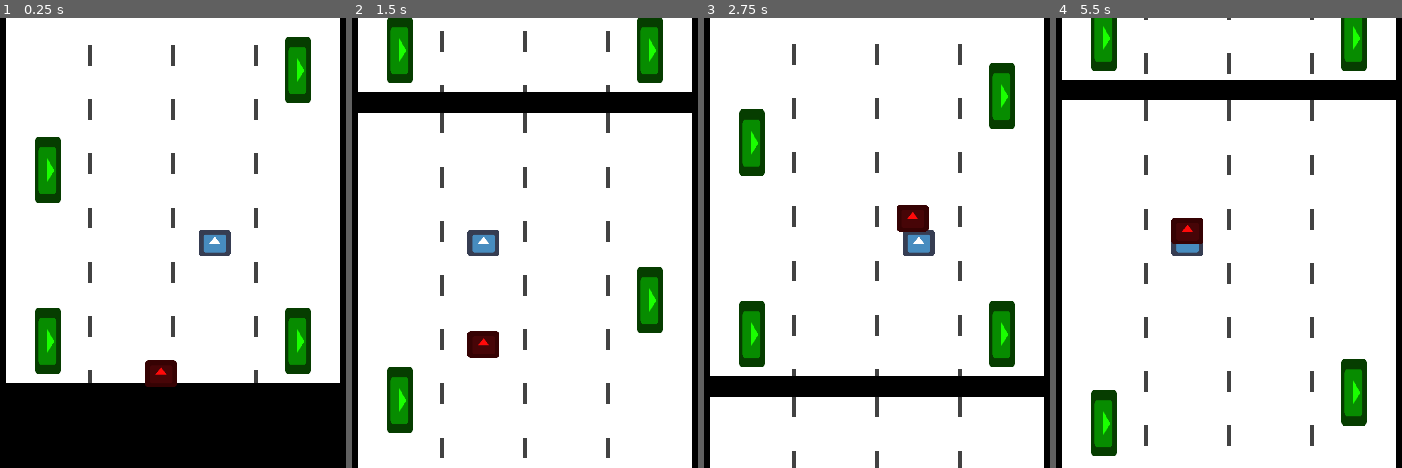
Above: before the commit, frames 1-4 (left to right).
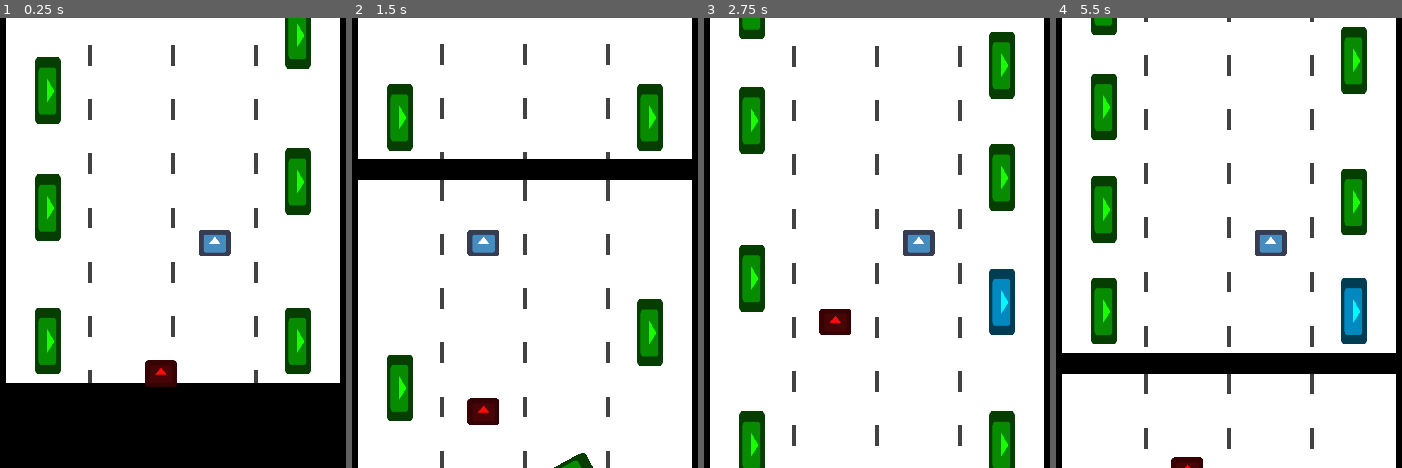
Above: after the commit, the same moments.

Repository: lajollagamesclub/week-139-followers
Game: Godot game, scene res://Main.tscn
Same seed, same stepped clock (60 frames per second), same inputs: the game is played once before the commit and once after it. The engine's default icon, where the game draws it, is replaced by a stand-in: a white triangle on a blue panel in a dark square.
Inputs (mouse positions are in pixels of both pictures, inside the frame that each line leads up to):
- Up to frame 1 (0.25 s): no input
- Up to frame 2 (1.5 s): tap Enter at 0.5 s; move the mouse to (outside the picture) at 0.52 s; hold D (g_right) 0.53-1.28 s; click (outside the picture) at 0.67 s; move the mouse to (365, 265) at 1.27 s; hold A (g_left) from 1.28 s (still down); click (365, 265) at 1.42 s
- Up to frame 3 (2.75 s): move the mouse to (956, 144) at 2.02 s; release A (g_left) at 2.03 s; hold D (g_right) from 2.03 s (still down); click (956, 144) at 2.17 s
- Up to frame 4 (5.5 s): move the mouse to (1187, 333) at 2.77 s; click (1187, 333) at 2.92 s; move the mouse to (outside the picture) at 3.52 s; release D (g_right) at 3.53 s; hold A (g_left) from 3.53 s (still down); click (outside the picture) at 3.67 s; move the mouse to (outside the picture) at 4.27 s; click (outside the picture) at 4.42 s; move the mouse to (1270, 243) at 5.02 s; click (1270, 243) at 5.17 s

The runs differ from the first frame. In frame 1, 4.9% of the frame differs, in the area x 10-90%, y 0-50%; in frame 2, 18%; in frame 3, 15%; in frame 4, 20%, in the area x 1-99%, y 0-100%.

Commit message:
Add bad suitcases and always active bg music

Diff:
--- /dev/null
+++ b/src/BackgroundMusic.tscn
@@ -0,0 +1,7 @@
+[gd_scene load_steps=2 format=2]
+
+[ext_resource path="res://jazzySongfinal.ogg" type="AudioStream" id=1]
+
+[node name="BackgroundMusic" type="AudioStreamPlayer"]
+stream = ExtResource( 1 )
+autoplay = true
--- /dev/null
+++ b/src/GameState.gd
@@ -0,0 +1,22 @@
+extends Node
+
+signal caught
+
+const player_state = preload("res://player_state.tres")
+
+var caught := false
+
+func reset(): # set default parameters
+	caught = false
+	player_state.reset()
+
+func caught():
+	caught = true
+	emit_signal("caught")
+
+func _input(event):
+	if not caught:
+		return
+	if event is InputEventKey or event is InputEventMouseButton:
+		get_tree().reload_current_scene()
+		reset()
--- a/src/Main.tscn
+++ b/src/Main.tscn
@@ -23,7 +23,9 @@
 
 [node name="TrainCar" parent="TrainCarManager" instance=ExtResource( 2 )]
 
-[node name="Player" type="Area2D" parent="."]
+[node name="Player" type="Area2D" parent="." groups=[
+"player",
+]]
 position = Vector2( 1060, 540 )
 script = ExtResource( 3 )
 
@@ -63,6 +65,7 @@
 [node name="CollisionShape2D" type="CollisionShape2D" parent="Pursuer"]
 shape = SubResource( 3 )
 [connection signal="area_entered" from="Player/SuitcaseTakedown" to="Player/SuitcaseTakedown" method="_on_SuitcaseTakedown_area_entered"]
+[connection signal="bag_of_rocks" from="Player/SuitcaseTakedown" to="Player" method="_on_SuitcaseTakedown_bag_of_rocks"]
 [connection signal="misstakedown" from="Player/SuitcaseTakedown" to="Player" method="_on_SuitcaseTakedown_misstakedown"]
 [connection signal="timeout" from="Player/SuitcaseTakedown/Timer" to="Player/SuitcaseTakedown" method="_on_Timer_timeout"]
 [connection signal="area_entered" from="Pursuer" to="Pursuer" method="_on_Pursuer_area_entered"]
--- a/src/Player.gd
+++ b/src/Player.gd
@@ -12,7 +12,12 @@
 var cur_speed := 0.0
 
 func _ready():
+	GameState.connect("caught", self, "_on_caught")
 	cur_speed = player_state.target_speed
+
+func _on_caught():
+	set_process_input(false)
+	player_state.target_speed = 0.0
 
 func _input(event):
 	if event.is_action_pressed("g_left"):
@@ -35,7 +40,10 @@
 func _physics_process(delta):
 	global_position.x = ((target_x_pos - global_position.x) * 25.0 * delta) + global_position.x
 
-	cur_speed = ((player_state.target_speed - cur_speed) * 0.8 * delta) + cur_speed
+	var smoothing: float = 0.8
+	if GameState.caught:
+		smoothing = 15.0
+	cur_speed = ((player_state.target_speed - cur_speed) * smoothing * delta) + cur_speed
 
 	player_state.y_offset = global_position.y
 	player_state.move(Vector2(0, -cur_speed)*delta)
@@ -47,3 +55,7 @@
 
 func _on_SuitcaseTakedown_misstakedown():
 	cur_speed = player_state.target_speed*0.3
+
+
+func _on_SuitcaseTakedown_bag_of_rocks():
+	cur_speed = 0.0
--- a/src/PlayerState.gd
+++ b/src/PlayerState.gd
@@ -10,3 +10,9 @@
 func move(move_vector: Vector2):
 	emit_signal("moved", -move_vector)
 	pos -= move_vector
+
+func reset():
+	pos = Vector2()
+	x_offset = 0.0
+	y_offset = 0.0
+	target_speed = 700.0
--- a/src/Pursuer.gd
+++ b/src/Pursuer.gd
@@ -8,11 +8,14 @@
 var on_left_side: float = 0.0
 
 func _ready():
+#	GameState.connect("caught", self, "_on_player_caught")
 	player_state.connect("moved", self, "_on_player_moved")
 
 func _physics_process(delta):
 #	print(player_state.y_offset, "	", global_position.y)
-	if player_state.y_offset >= global_position.y:
+	if GameState.caught:
+		target_speed = 0.0
+	elif player_state.y_offset >= global_position.y:
 		target_speed = -player_state.target_speed*0.5
 	else:
 		target_speed = -player_state.target_speed*1.35
@@ -22,7 +25,10 @@
 	else:
 		target_x_pos = (Player.middle - Player.step/2.0) + on_left_side*Player.step
 
-	cur_speed = ((target_speed - cur_speed) * 0.9 * delta) + cur_speed
+	var smoothing: float = 0.9
+	if GameState.caught:
+		smoothing = 15.0
+	cur_speed = ((target_speed - cur_speed) * smoothing * delta) + cur_speed
 
 	global_position += Vector2(0.0, cur_speed)*delta
 	global_position.x = ((target_x_pos - global_position.x) * 4.0 *delta) + global_position.x
@@ -32,7 +38,9 @@
 
 
 func _on_Pursuer_area_entered(area):
-	if area.is_in_group("suitcases") and area.taken_down:
+	if area.is_in_group("player"):
+		GameState.caught()
+	elif area.is_in_group("suitcases") and area.taken_down:
 		if global_position.y > 1200.0: # don't go super far down if down
 			return
 		var random_number: float = rand_range(0.0, 1.0)
--- a/src/Suitcase.gd
+++ b/src/Suitcase.gd
@@ -4,16 +4,28 @@
 
 var length: float = 200.0
 
-var taken_down: bool = false
+var taken_down := false
+var filled_with_rocks := false
 
 func _ready():
 	randomize()
 
-func takedown():
+#	filled_with_rocks = rand_range(0.0, 1.0) < 0.3
+
+
+
+func update_sprite():
+	if filled_with_rocks:
+		$Sprite.modulate = Color("#00f9ff")
+
+func if_takedownable_takedown() -> bool: # returns if successful
 	if taken_down:
-		return
+		return true
+	if filled_with_rocks:
+		return false
 	taken_down = true
 	$TakedownTween.interpolate_property(self, "position", position, Vector2(position.x + (2.0*float(Player.on_left_side(global_position.x)) - 1.0)*Player.step + rand_range(-40.0, 40.0), position.y), rand_range(0.3, 0.7), Tween.TRANS_CUBIC, Tween.EASE_OUT)
 	$TakedownTween.start()
 	$RotationTween.interpolate_property(self, "rotation_degrees", rotation_degrees, rotation_degrees + rand_range(-90, 90.0), rand_range(0.3, 0.6), Tween.TRANS_CUBIC, Tween.EASE_OUT)
 	$RotationTween.start()
+	return true
--- a/src/SuitcaseTakedown.gd
+++ b/src/SuitcaseTakedown.gd
@@ -1,6 +1,7 @@
 extends Area2D
 
 signal misstakedown
+signal bag_of_rocks
 
 var caught_something := false
 
@@ -25,4 +26,5 @@
 func _on_SuitcaseTakedown_area_entered(area: Node2D):
 	if area.is_in_group("suitcases"):
 		caught_something = true
-		area.takedown()
+		if not area.if_takedownable_takedown():
+			emit_signal("bag_of_rocks")
--- a/src/TrainCar.gd
+++ b/src/TrainCar.gd
@@ -20,10 +20,17 @@
 func spawn_suitcases(x_offset: float) -> void:
 	var cur_y_pos: float = length - 100.0
 	var cur_suitcase: Suitcase = preload("res://Suitcase.tscn").instance()
+	var last_filled_with_rocks: bool = false
 	while cur_y_pos > cur_suitcase.length + 50.0:
 		add_child(cur_suitcase)
+		if not last_filled_with_rocks and rand_range(0.0, 1.0) < 0.3:
+			cur_suitcase.filled_with_rocks = true
+			cur_suitcase.update_sprite()
+			last_filled_with_rocks = true
+		else:
+			last_filled_with_rocks = false
 		cur_suitcase.position = Vector2(x_offset, cur_y_pos)
-		cur_y_pos -= rand_range(cur_suitcase.length + 30.0, 700.0)
+		cur_y_pos -= rand_range(cur_suitcase.length + 30.0, cur_suitcase.length + 200.0)
 		cur_suitcase = preload("res://Suitcase.tscn").instance()
 	cur_suitcase.free() # loop will quit with an unused node
 
--- a/src/project.godot
+++ b/src/project.godot
@@ -36,6 +36,11 @@
 run/main_scene="res://Main.tscn"
 config/icon="res://icon.png"
 
+[autoload]
+
+GameState="*res://GameState.gd"
+BackgroundMusic="*res://BackgroundMusic.tscn"
+
 [display]
 
 window/size/width=1920
